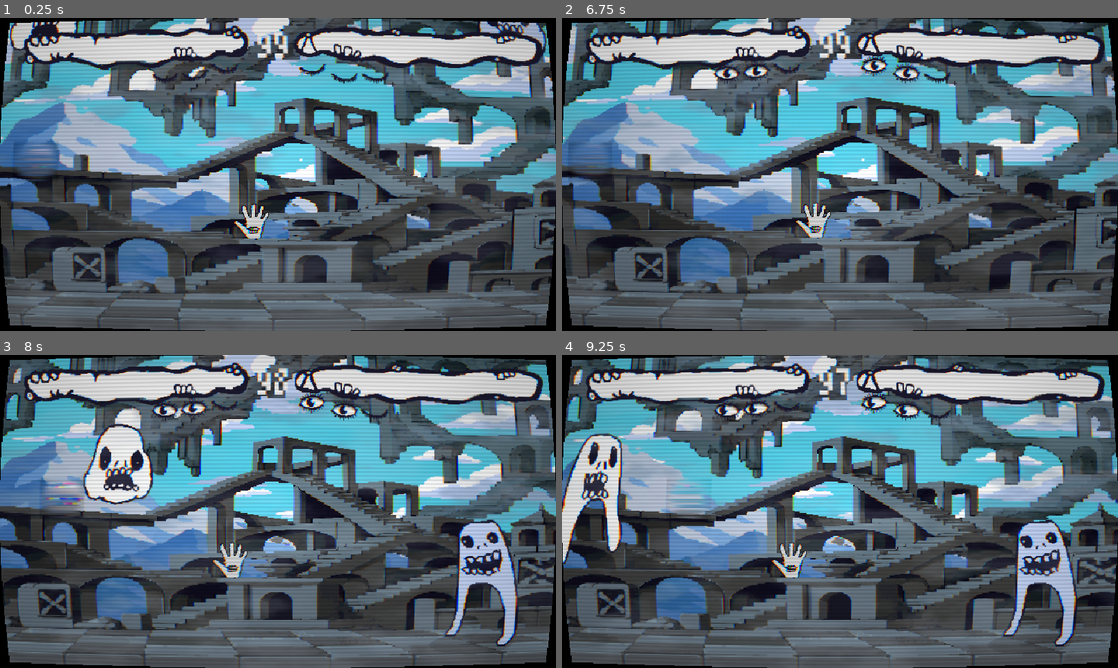
Above: before the commit, frames 1-4 (two rows, left to right).
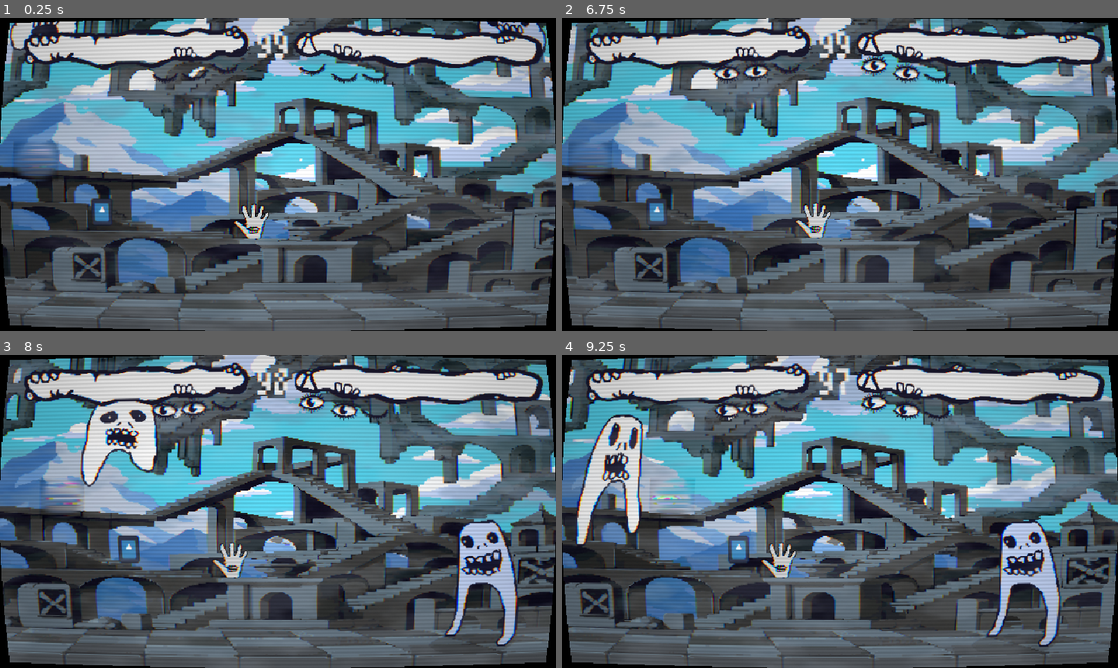
Above: after the commit, the same moments.

Repository: Filkspline/CreatureFeature
Game: Godot game, scene res://scenes/test_level.tscn
The game is run twice, just before and just after one commit, with the same random seed, the same clock (stepped at 60 frames per second) and the same inputs. The engine's default icon, where the game draws it, is replaced by a stand-in: a white triangle on a blue panel in a dark square.
Inputs:
- Up to frame 1 (0.25 s): no input
- Up to frame 2 (6.75 s): tap Enter at 0.5, 2.85, 5.85 s; hold D 0.53-1.28 s; tap Left (LeftP2) at 0.6, 3.6, 6.6 s; tap Space at 0.77, 1.52, 3.02, 3.77, 4.25, 4.52, 6.02 s; hold A (LeftP1) 1.28-2.03 s; tap 1 at 1.35, 4.35 s; hold D 2.03-3.53 s; tap 2 at 2.1, 5.1 s; hold A (LeftP1) 3.53-5.78 s; hold D from 5.78 s (still down)
- Up to frame 3 (8 s): keep holding D; tap Space at 6.77, 7.52 s; tap 1 at 7.35 s
- Up to frame 4 (9.25 s): release D at 8.03 s; hold A (LeftP1) from 8.03 s (still down); tap 2 at 8.1 s; tap Enter at 8.85 s; tap Space at 9.02 s

The runs differ from the first frame. In frame 1, 0.7% of the frame differs, in the area x 6-97%, y 0-85%; in frame 2, 1.0%; in frame 3, 4.5%; in frame 4, 38%, in the area x 0-100%, y 0-100%.
Error in both runs: Invalid assignment of property or key 'z_index' with value of type 'int' on a base object of type 'Nil'. (res://scripts/card_hand.gd:171)

Commit message:
Add bidirectional Projectile and test scene
Introduce a new Projectile resource and scene plus integration into the test level. Added scripts/Projectile.gd (and uid) and scenes/projectile.tscn implementing a deflectable/returnable projectile that stacks knockback on returns, routes impacts through Player.take_hit and EventBus, and supports lifetime/travel limits and debug drawing. test_level.tscn now instances the projectile and loads an impact MoveData resource; fog rect offsets were adjusted. Also tuned gameplay values: scripts/NA.tres advance_speed 300->900 and player physics in scripts/testplayer1.gd (jump_velocity, gravity, move_speed) updated.

Diff:
--- /dev/null
+++ b/scenes/projectile.tscn
@@ -0,0 +1,18 @@
+[gd_scene format=3 uid="uid://dcox8so5p3utt"]
+
+[ext_resource type="Script" uid="uid://da74u18h7mhko" path="res://scripts/Projectile.gd" id="1"]
+[ext_resource type="Texture2D" uid="uid://b4bbsgtvf8ta1" path="res://assets/icon.svg" id="2_q3m7n"]
+
+[sub_resource type="CircleShape2D" id="CircleShape2D_proj"]
+radius = 16.0
+
+[node name="Projectile" type="Area2D" unique_id=1784449240]
+script = ExtResource("1")
+
+[node name="CollisionShape" type="CollisionShape2D" parent="." unique_id=1850705638]
+shape = SubResource("CircleShape2D_proj")
+
+[node name="Sprite" type="Sprite2D" parent="." unique_id=883403613]
+position = Vector2(0.4999981, -2)
+scale = Vector2(0.17968749, 0.23437499)
+texture = ExtResource("2_q3m7n")
--- a/scenes/test_level.tscn
+++ b/scenes/test_level.tscn
@@ -8,10 +8,12 @@
 [ext_resource type="Script" uid="uid://8ycr8r57t6p7" path="res://scripts/shaderrect.gd" id="3_j6w7d"]
 [ext_resource type="Shader" uid="uid://5vypctd5303i" path="res://scripts/testshader.gdshader" id="6_ahbqi"]
 [ext_resource type="Script" uid="uid://dmsxu4iefeks6" path="res://scripts/shadowtest.gd" id="6_qcd3b"]
+[ext_resource type="PackedScene" uid="uid://dcox8so5p3utt" path="res://scenes/projectile.tscn" id="7_13hs1"]
 [ext_resource type="Script" uid="uid://ddupk7aj7bm26" path="res://scripts/projectile_test.gd" id="7_88ety"]
 [ext_resource type="PackedScene" uid="uid://bcajiiveqvwwf" path="res://scenes/fight_ui_new2.tscn" id="7_qs1vn"]
 [ext_resource type="PackedScene" uid="uid://b7v6u5m0v7s48" path="res://scenes/camera.tscn" id="8_ahbqi"]
 [ext_resource type="Script" uid="uid://flsoi7tnikv2" path="res://scripts/fogshader.gd" id="8_dw7u0"]
+[ext_resource type="Resource" uid="uid://cn5move000001" path="res://scripts/N5.tres" id="8_fptmo"]
 [ext_resource type="Shader" uid="uid://3webiwpcj0lu" path="res://scripts/fog.gdshader" id="9_fyxdr"]
 [ext_resource type="Shader" uid="uid://b0j7kn5w7e5a1" path="res://scripts/impact_tear.gdshader" id="10_4asn1"]
 
@@ -140,6 +142,12 @@
 scale = Vector2(0.75, 0.75)
 player_id = 2
 
+[node name="Projectile" parent="." unique_id=1784449240 instance=ExtResource("7_13hs1")]
+position = Vector2(108.7, 208.64)
+returnable = false
+impact_move_data = ExtResource("8_fptmo")
+max_lifetime = 20.0
+
 [node name="FightUI" parent="." unique_id=374711678 node_paths=PackedStringArray("player_1", "player_2", "camera") instance=ExtResource("7_qs1vn")]
 player_1 = NodePath("../Player")
 player_2 = NodePath("../Player2")
@@ -161,10 +169,10 @@
 current_preset = 1
 
 [node name="fogshader" type="ColorRect" parent="." unique_id=2145032959]
-offset_left = -894.0
-offset_top = -142.0
-offset_right = 1220.0
-offset_bottom = 567.0
+offset_left = -868.0
+offset_top = -98.0
+offset_right = 1246.0
+offset_bottom = 611.0
 color = Color(1, 1, 1, 0.1254902)
 script = ExtResource("8_dw7u0")
 shader_material = SubResource("ShaderMaterial_kpk0m")
--- a/scripts/NA.tres
+++ b/scripts/NA.tres
@@ -14,4 +14,4 @@
 damage = 5.0
 animation_name = &"NA"
 pushback_on_block = 50.0
-advance_speed = 300.0
+advance_speed = 900.0
--- /dev/null
+++ b/scripts/Projectile.gd
@@ -0,0 +1,308 @@
+extends Area2D
+class_name Projectile
+
+# Bidirectional projectile.
+#
+# Phase 1 — UNLAUNCHED: floats forward slowly, owned by whoever spawned
+# it. Only that owner can hit it with their own attack to send it flying
+# (deflectable).
+#
+# Phase 2 — LAUNCHED (a volley): once it's moving, whoever does NOT
+# currently own it can hit it back with their own attack (returnable).
+# Doing so flips ownership to them — "it becomes their projectile" — and
+# the hit's knock_back is ADDED on top of its current speed rather than
+# replacing it, so a rally gets faster with every return.
+#
+# Whichever player currently does NOT own it is the one who takes
+# damage if it reaches their Hurtbox. That flows straight into the same
+# take_hit() pipeline a normal Hitbox/Hurtbox hit uses, so
+# blocking/hitstun/hit-level all just work.
+
+@export_group("Setup")
+## Which player_id spawned this. Only used as a fallback if setup() was
+## never called with a direct owner_player reference.
+@export var owner_player_id: int = 1
+## If true and target_player wasn't set via setup(), automatically finds
+## the other Player in the "players" group.
+@export var auto_find_target: bool = true
+
+@export_group("Flight — Idle")
+## Constant forward speed before this projectile has ever been hit.
+@export var idle_speed: float = 60.0
+## Direction used only if no owner_player is available to read facing
+## from (e.g. testing this scene standalone in the editor).
+@export var fallback_direction: Vector2 = Vector2.RIGHT
+@export var apply_gravity: bool = false
+
+@export_group("Flight — Deflect & Return")
+## Whether the spawning owner can hit this projectile at all to launch
+## it out of its idle cruise. Master switch — if false, returnable
+## below has no effect either.
+@export var deflectable: bool = true
+## Whether, once launched, whoever does NOT currently own it can hit it
+## back — flipping ownership and sending it the other way.
+@export var returnable: bool = true
+## Multiplies a hit's knock_back before it's added to the projectile's
+## current speed.
+@export var launch_speed_multiplier: float = 1.0
+## Floor for speed after any deflect/return.
+@export var min_launch_speed: float = 300.0
+## Optional ceiling so a rally can't accelerate forever. 0 = uncapped.
+@export var max_launch_speed: float = 1400.0
+## How fast speed decays back down toward idle_speed between hits.
+@export var deceleration: float = 250.0
+
+@export_group("Impact")
+## Drives damage/knockback/hitstun/hit_level/blocking for whoever this
+## projectile currently counts as "against". Passed straight into
+## Player.take_hit(), so any MoveData resource works.
+@export var impact_move_data: MoveData
+@export var destroy_on_hit: bool = true
+@export var destroy_on_block: bool = true
+## Routes the impact through EventBus.hit_confirmed, so your existing
+## HitEffectManager particles fire the same as a normal hit.
+@export var emit_hit_effects: bool = true
+
+@export_group("Lifetime / Safety")
+@export var max_lifetime: float = 6.0
+@export var max_travel_distance: float = 3000.0
+
+@export_group("Visual")
+## Only used if no textured Sprite2D child is present.
+@export var placeholder_radius: float = 16.0
+@export var placeholder_color: Color = Color(1.0, 0.85, 0.2)
+
+@export_group("Debug")
+@export var debug: bool = true
+
+@export_flags_2d_physics var projectile_collision_layer: int = 1:
+	set(value):
+		projectile_collision_layer = value
+		collision_layer = value
+@export_flags_2d_physics var projectile_collision_mask: int = 1:
+	set(value):
+		projectile_collision_mask = value
+		collision_mask = value
+
+var owner_player: Player = null
+var target_player: Player = null
+
+var velocity: Vector2 = Vector2.ZERO
+
+var _facing_dir: float = 1.0
+var _launched: bool = false
+var _last_launching_move: MoveData = null
+var _spawn_position: Vector2
+var _life: float = 0.0
+
+# True while a hurtbox contact is being held pending because the target
+# was already mid-attack when contact was detected — gives them a real
+# chance to deflect instead of eating a hit their own swing was about
+# to counter. Held for as long as target_player.current_move stays
+# non-null; deflect is checked first every frame, so the moment their
+# hitbox goes active it wins before this ever resolves as damage.
+var _pending_hit: bool = false
+# Safety net only, in case current_move somehow never clears.
+var _pending_hit_timer: float = 0.0
+const PENDING_HIT_MAX_HOLD: float = 1.0
+
+
+# Call this right after instantiating, before add_child().
+func setup(spawning_player: Player, opposing_player: Player = null) -> void:
+	owner_player = spawning_player
+	if spawning_player:
+		owner_player_id = spawning_player.player_id
+	target_player = opposing_player
+
+
+func _ready() -> void:
+	monitoring = true
+	monitorable = true
+	collision_layer = projectile_collision_layer
+	collision_mask = projectile_collision_mask
+
+	_spawn_position = global_position
+
+	if not owner_player:
+		owner_player = _find_player_by_id(owner_player_id)
+	if not target_player and auto_find_target:
+		target_player = _find_opponent_of(owner_player)
+
+	if owner_player:
+		_facing_dir = 1.0 if owner_player.facing_right else -1.0
+	elif fallback_direction.x != 0.0:
+		_facing_dir = signf(fallback_direction.x)
+
+	velocity = Vector2(idle_speed * _facing_dir, 0.0)
+
+	if not target_player:
+		_dbg("[SETUP] no target_player found — this projectile can still fly and be deflected, but will never resolve a hit.")
+	if not impact_move_data:
+		_dbg("[SETUP] no impact_move_data assigned — reaching a target will just despawn this with no damage.")
+
+	queue_redraw()
+
+
+func _physics_process(delta: float) -> void:
+	_life += delta
+	if _life >= max_lifetime:
+		_dbg("[LIFETIME] max_lifetime reached, freeing")
+		queue_free()
+		return
+
+	var deflected_this_frame: bool = _check_deflect()
+
+	if apply_gravity:
+		velocity.y += gravity * delta
+	velocity.x = move_toward(velocity.x, idle_speed * _facing_dir, deceleration * delta)
+
+	global_position += velocity * delta
+
+	if global_position.distance_to(_spawn_position) >= max_travel_distance:
+		_dbg("[LIFETIME] max_travel_distance reached, freeing")
+		queue_free()
+		return
+
+	# A deflect this frame is fully resolved above — never also let the
+	# same frame's contact resolve as damage, and cancel any pending
+	# hit from a prior frame too.
+	if deflected_this_frame:
+		_pending_hit = false
+		_pending_hit_timer = 0.0
+		return
+
+	if _pending_hit:
+		_pending_hit_timer += delta
+		if target_player and target_player.current_move and _pending_hit_timer < PENDING_HIT_MAX_HOLD:
+			return
+		_resolve_target_hit()
+		_pending_hit = false
+		_pending_hit_timer = 0.0
+		return
+
+	if _target_hurtbox_overlapping():
+		if target_player and target_player.current_move:
+			_pending_hit = true
+			_pending_hit_timer = 0.0
+		else:
+			_resolve_target_hit()
+
+
+# Phase-gated: before it's ever been launched, only the spawning owner
+# can hit it. Once launched, only whoever does NOT currently own it is
+# eligible — that's what makes a "hit it back" volley alternate sides.
+# Returns true if a deflect actually happened this frame.
+func _check_deflect() -> bool:
+	if not deflectable:
+		return false
+	if not _launched:
+		return _try_deflect(owner_player)
+	elif returnable:
+		return _try_deflect(target_player)
+	return false
+
+
+# Mirrors Player._check_hit(): only counts as a hit during the hitting
+# player's actual active frames, read straight off their own
+# current_move.
+func _try_deflect(hitting_player: Player) -> bool:
+	if not hitting_player:
+		return false
+
+	var move := hitting_player.current_move
+	if not move or move == _last_launching_move:
+		return false
+
+	var hitbox_shape: CollisionShape2D = hitting_player.get_node_or_null("Hitbox/MainHitbox")
+	if not hitbox_shape or hitbox_shape.disabled:
+		return false
+
+	var hitbox_area: Area2D = hitting_player.get_node_or_null("Hitbox")
+	if not hitbox_area or hitbox_area not in get_overlapping_areas():
+		return false
+
+	_apply_deflect(hitting_player, move)
+	return true
+
+
+func _apply_deflect(hitting_player: Player, move: MoveData) -> void:
+	var was_return: bool = _launched and hitting_player != owner_player
+	if was_return:
+		var previous_owner := owner_player
+		owner_player = hitting_player
+		target_player = previous_owner
+		owner_player_id = hitting_player.player_id
+
+	# Added, not replaced — a returned hit stacks its knock_back on top
+	# of whatever speed the projectile already had.
+	var current_speed: float = absf(velocity.x)
+	var added_speed: float = absf(move.knock_back) * launch_speed_multiplier
+	var new_speed: float = maxf(current_speed + added_speed, min_launch_speed)
+	if max_launch_speed > 0.0:
+		new_speed = minf(new_speed, max_launch_speed)
+
+	_facing_dir = 1.0 if hitting_player.facing_right else -1.0
+	velocity.x = new_speed * _facing_dir
+
+	_launched = true
+	_last_launching_move = move
+
+	_dbg("[DEFLECT] %s | player=%d move='%s' knock_back=%.1f | %.1f -> %.1f" % [
+		"RETURNED (now player %d's)" % hitting_player.player_id if was_return else "LAUNCHED",
+		hitting_player.player_id, move.move_name, move.knock_back, current_speed, new_speed
+	])
+
+
+func _target_hurtbox_overlapping() -> bool:
+	if not target_player:
+		return false
+	var target_hurtbox: Area2D = target_player.get_node_or_null("Hurtbox")
+	return target_hurtbox and target_hurtbox in get_overlapping_areas()
+
+
+func _resolve_target_hit() -> void:
+	if not target_player:
+		return
+
+	if not impact_move_data:
+		_dbg("[IMPACT] reached target with no impact_move_data, despawning without a hit")
+		queue_free()
+		return
+
+	var was_blocked: bool = target_player.take_hit(impact_move_data, self)
+
+	if owner_player:
+		EventBus.player_hit_landed.emit(owner_player.player_id, impact_move_data.move_name, was_blocked)
+	if emit_hit_effects:
+		EventBus.hit_confirmed.emit(global_position, impact_move_data, self, target_player, was_blocked)
+
+	_dbg("[IMPACT] hit target | blocked=%s damage=%.1f" % [was_blocked, impact_move_data.damage])
+
+	if (was_blocked and destroy_on_block) or (not was_blocked and destroy_on_hit):
+		queue_free()
+
+
+func _find_player_by_id(id: int) -> Player:
+	for p in get_tree().get_nodes_in_group("players"):
+		if p is Player and p.player_id == id:
+			return p
+	return null
+
+
+func _find_opponent_of(from_player: Player) -> Player:
+	for p in get_tree().get_nodes_in_group("players"):
+		if p is Player and p != from_player:
+			return p
+	return null
+
+
+func _draw() -> void:
+	var sprite := get_node_or_null("Sprite")
+	if sprite and sprite is Sprite2D and sprite.texture:
+		return
+	draw_circle(Vector2.ZERO, placeholder_radius, placeholder_color)
+
+
+func _dbg(msg: String) -> void:
+	if debug:
+		print("[Projectile] ", msg)
--- a/scripts/testplayer1.gd
+++ b/scripts/testplayer1.gd
@@ -10,13 +10,13 @@
 @export_group("Movement")
 @export var walk_forward_speed: float = 170.0
 @export var walk_backward_speed: float = 170.0
-@export var jump_velocity: float = -620.0
-@export var gravity: float = 1580.0
+@export var jump_velocity: float = -720.0
+@export var gravity: float = 1600.0
 @export var jump_apex_threshold: float = 60.0
 ##@experimental: Currently used as a stopgap solution for the stat application.
 ## Just used as the variable that is applied to walk_forward_speed, and
 ## walk_backward_speed
-@export var move_speed: float = 170.0
+@export var move_speed: float = 190.0
 
 @export_group("Pushback")
 @export var pushback_deceleration: float = 600.0
Not shown, added: scripts/Projectile.gd.uid
